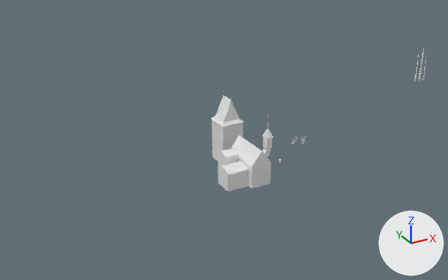
The Blender file Blender/world_1.blend, before and after one commit.
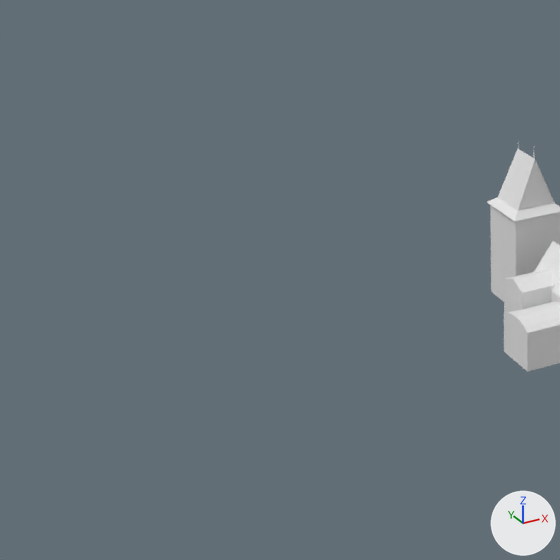
Old and new are each drawn whole from a 50 mm lens placed at (-246.0, -411.0, 239.8), pointed at (-13.4, 11.9, 28.4) and again close up on the part from 0% to 54% of the width and 11% to 98% of the height. Every picture has the same lights, and +X, +Y and +Z are marked at lower right.
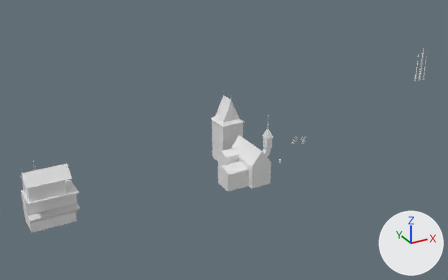
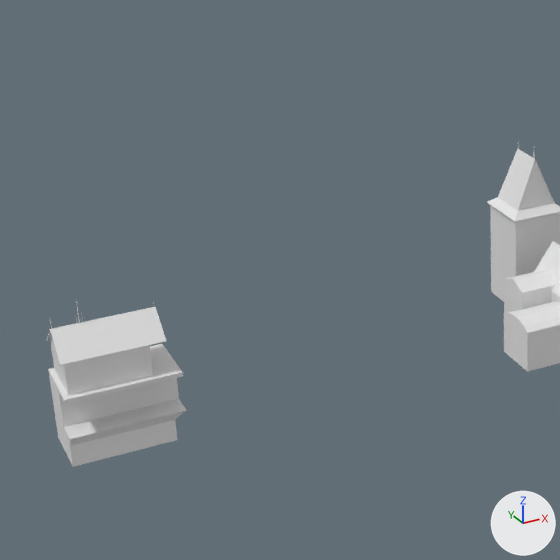
What differs and where, as boxes (x1, y1, x2, y2) in the close-ups (560 x 560 px):
'Cube.005', added: after (46, 300, 187, 467)

The edits, one by one:
Mesh me_cube_005 is new.
It has 147 vertices, 138 faces and spans x -1.0..1.05, y -1.23..1.0, z 0.0..5.25.
Object 'Cube.005' (ob_cube_005) is new; it shows me_cube_005.
Its location is (-165.2, 0.0, 0.0).
Its scale is (17.7, 10.0, 10.0).
